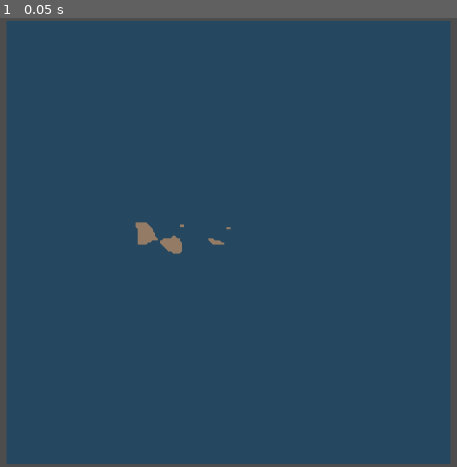
Above: before the commit, frame 1.
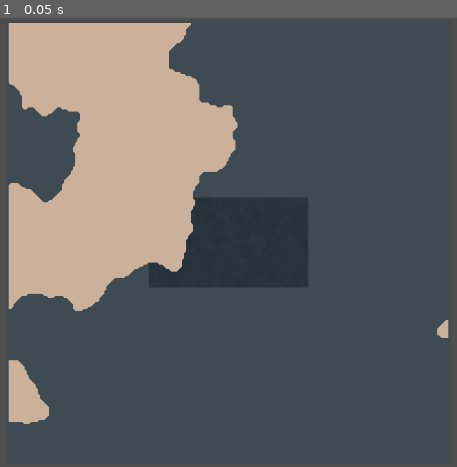
Above: after the commit, the same moment.

Repository: ObfuscatedOwl/bote-game
Game: Godot game, scene res://scenes/terrain.tscn
The game is run twice, just before and just after one commit, with the same random seed, the same clock (stepped at 60 frames per second) and the same inputs. This scene is started directly instead of the project's main scene.
Inputs:
- Up to frame 1 (0.05 s): no input

The runs differ from the first frame. In frame 1, 96% of the frame differs, in the area x 1-99%, y 0-100%.

Commit message:
terrain&shader

Diff:
--- a/bote game/scenes/terrain.tscn
+++ b/bote game/scenes/terrain.tscn
@@ -1,8 +1,27 @@
-[gd_scene load_steps=6 format=3 uid="uid://blv2pjba8objn"]
+[gd_scene load_steps=9 format=3 uid="uid://blv2pjba8objn"]
 
 [ext_resource type="Script" path="res://scripts/terrain.gd" id="1_bdw1v"]
-[ext_resource type="Texture2D" uid="uid://cbvyyjfdepg0" path="res://sprites/MapTileset.png" id="2_ru7ji"]
+[ext_resource type="Texture2D" uid="uid://bcxhwp28s8u4g" path="res://sprites/MapTileset.png" id="2_ru7ji"]
 [ext_resource type="Script" path="res://scripts/customAutoTile.gd" id="3_ci1mg"]
+
+[sub_resource type="Gradient" id="Gradient_eypxo"]
+offsets = PackedFloat32Array(0, 0.00645161, 1)
+colors = PackedColorArray(0, 0, 0, 1, 0, 0, 0, 0.345098, 0, 0, 0, 0.584314)
+
+[sub_resource type="FastNoiseLite" id="FastNoiseLite_i0lhg"]
+noise_type = 3
+fractal_octaves = 10
+fractal_lacunarity = 1.854
+fractal_gain = 0.578
+
+[sub_resource type="NoiseTexture2D" id="NoiseTexture2D_1kffh"]
+width = 1152
+height = 648
+in_3d_space = true
+seamless = true
+seamless_blend_skirt = 0.734
+color_ramp = SubResource("Gradient_eypxo")
+noise = SubResource("FastNoiseLite_i0lhg")
 
 [sub_resource type="TileSetAtlasSource" id="TileSetAtlasSource_hjh70"]
 texture = ExtResource("2_ru7ji")
@@ -23,6 +42,9 @@
 [node name="Terrain" type="Node2D"]
 script = ExtResource("1_bdw1v")
 
+[node name="Noise" type="Sprite2D" parent="."]
+texture = SubResource("NoiseTexture2D_1kffh")
+
 [node name="Map" type="TileMap" parent="."]
 tile_set = SubResource("TileSet_donwd")
 format = 2
--- a/bote game/scripts/terrain.gd
+++ b/bote game/scripts/terrain.gd
@@ -26,4 +26,7 @@
 		$Map.set_cell(0, pos, 0, tileRef["ground"])
 
 func centralFocus(x, y):
-	return start.length() / (10 * Vector2(x, y).length() + 1)
+	return pow(start.length() / (10 * Vector2(x, y).length() + 1), 2/3)
+
+func setWaterNoise():
+	pass
Binary file changed: bote game/sprites/MapTileset.png
Not shown, changed: bote game/sprites/MapTileset.png.import
